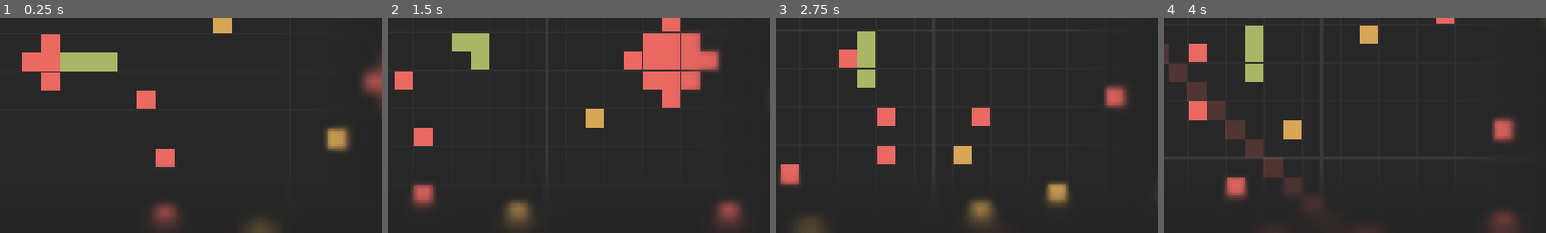
Above: before the commit, frames 1-4 (left to right).
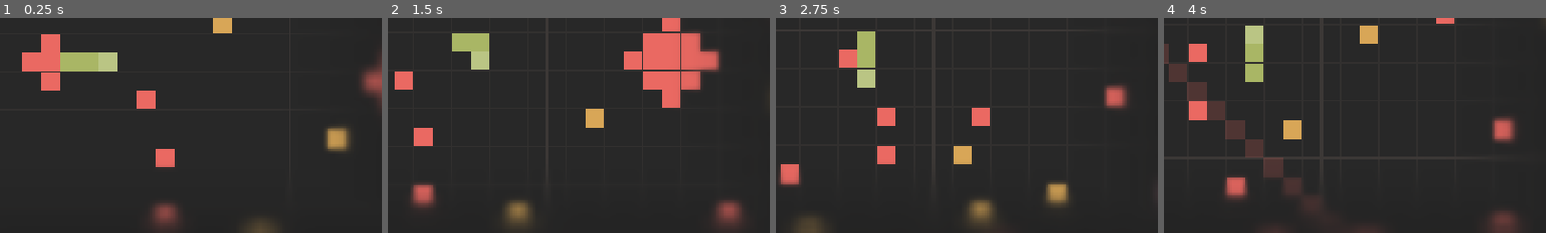
Above: after the commit, the same moments.

Repository: Shh37/Serbent
Game: Godot game, scene res://scenes/Main.tscn
The game is run twice, just before and just after one commit, with the same random seed, the same clock (stepped at 60 frames per second) and the same inputs.
Inputs:
- Up to frame 1 (0.25 s): no input
- Up to frame 2 (1.5 s): tap Enter at 0.5 s; hold Right (ui_right) 0.53-1.28 s; hold Enter 0.53-1.28 s; tap Space at 0.77 s; hold Down (ui_down) from 1.28 s (still down); tap Keypad Enter at 1.35 s
- Up to frame 3 (2.75 s): tap Space at 1.52 s; release Down (ui_down) at 2.03 s; hold Right (ui_right) from 2.03 s (still down); hold Enter from 2.03 s (still down)
- Up to frame 4 (4 s): release Right (ui_right) at 2.78 s; release Enter at 2.78 s; hold Up (ui_up) 2.78-3.53 s; tap Keypad Enter at 2.85 s; tap Space at 3.02, 3.77 s; hold Left (ui_left) from 3.53 s (still down); hold Enter from 3.53 s (still down)
The pictures show only the part of the screen within x 39-89%, y 43-93%; the shares and areas given below are measured in that part.

The runs differ from the first frame. In frame 1, 0.4% of the frame differs, in the area x 25-31%, y 16-25%; in frame 2, 0.4%; in frame 3, 0.4%; in frame 4, 0.4%.

Commit message:
feat: スネークの先頭の色を変’

Diff:
--- a/scripts/Snake.gd
+++ b/scripts/Snake.gd
@@ -136,14 +136,18 @@
 
 func _draw():
 	# Draw segments relative to the head (since the node follows the head)
-	var head_pos = Vector2(body[0]) * GameConstants.CELL_SIZE
-
-	for segment in body:
+	for i in range(body.size()):
+		var segment = body[i]
 		var draw_pos = Vector2(segment) * GameConstants.CELL_SIZE - position
 		var rect = Rect2(draw_pos, Vector2.ONE * GameConstants.CELL_SIZE)
 
 		# Fill
-		draw_rect(rect, GameConstants.COLOR_SNAKE)
+		var color = GameConstants.COLOR_SNAKE
+		if i == 0:
+			# Brighter head for better visibility
+			color = color.lightened(0.2)
+
+		draw_rect(rect, color)
 		# Border
 		draw_rect(rect, GameConstants.COLOR_BLOCK_BORDER, false, 1.0)
 
